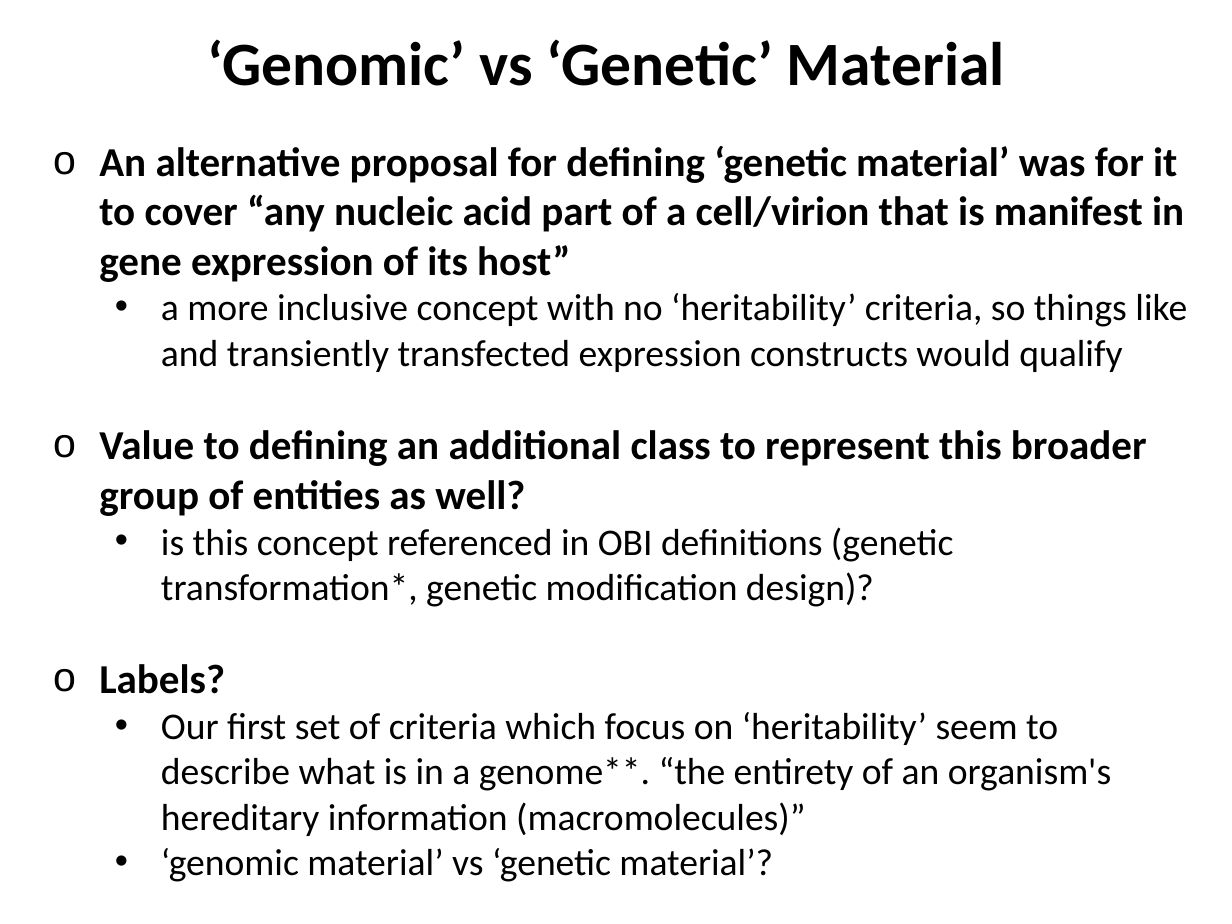
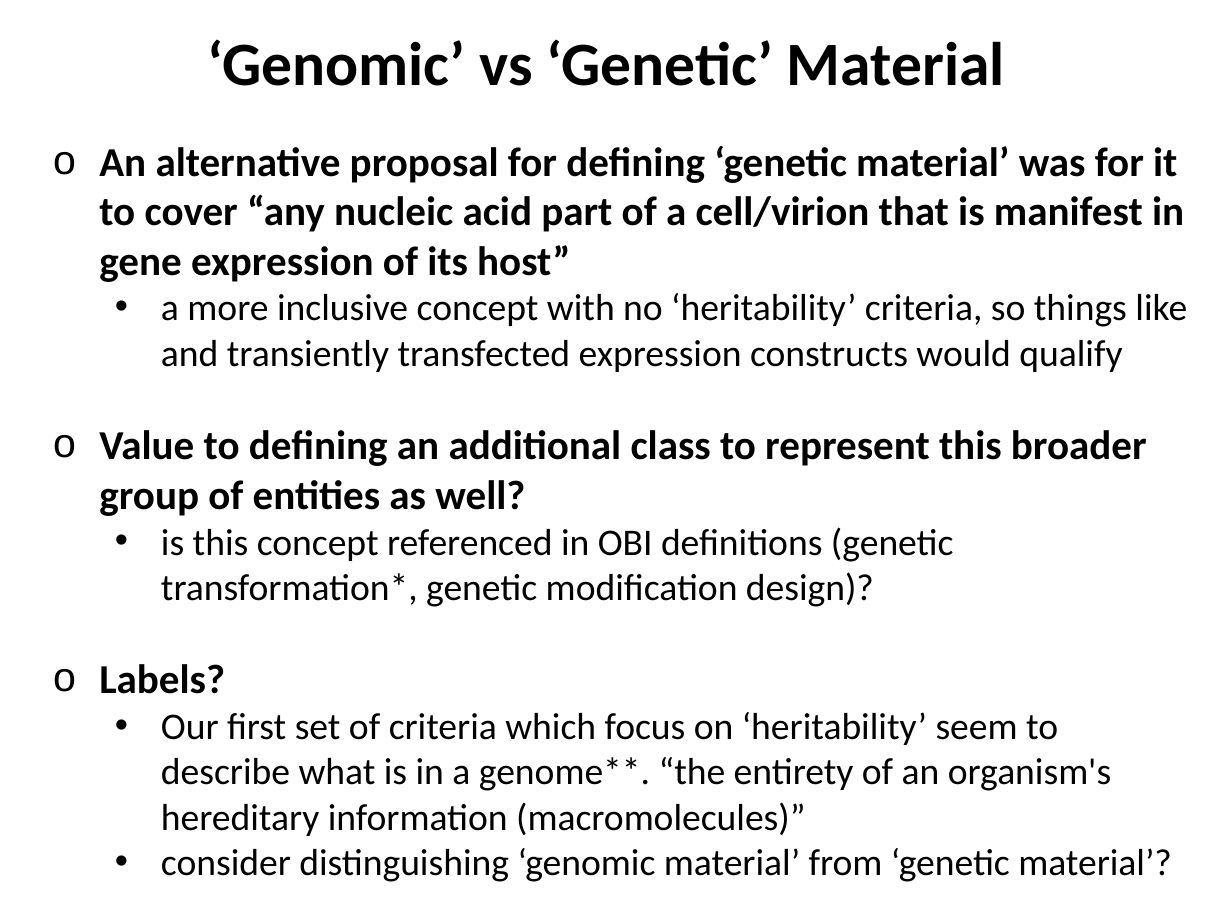
Before and after one commit to obi-ontology/obi-legacy-svn, a slide deck: slide 8 of trunk/docs/developer/OBI Developer Call Presentations/3-4-13_OBI_GeneticMateiral.pptx. Drawn at 1232x924 pixels with LibreOffice and Linux fonts; fonts in the diff are those of the drawing. Boxes give left, top, right and bottom in pixels: in the first picture for what was removed or moved away, otherwise in the second. Text is boxed around its words. In the diff, an @@ line names an element or a change of style, - is before the commit and + after.

```diff
--- a/trunk/docs/developer/OBI Developer Call Presentations/3-4-13_OBI_GeneticMateiral.pptx
+++ b/trunk/docs/developer/OBI Developer Call Presentations/3-4-13_OBI_GeneticMateiral.pptx
@@ text at [161,848,1172,882]: text changed @@
-  • ‘genomic material’ vs ‘genetic material’?
+  • consider distinguishing ‘genomic material’ from ‘genetic material’?
```
Also in this commit, not shown: 2 other slides changed.
